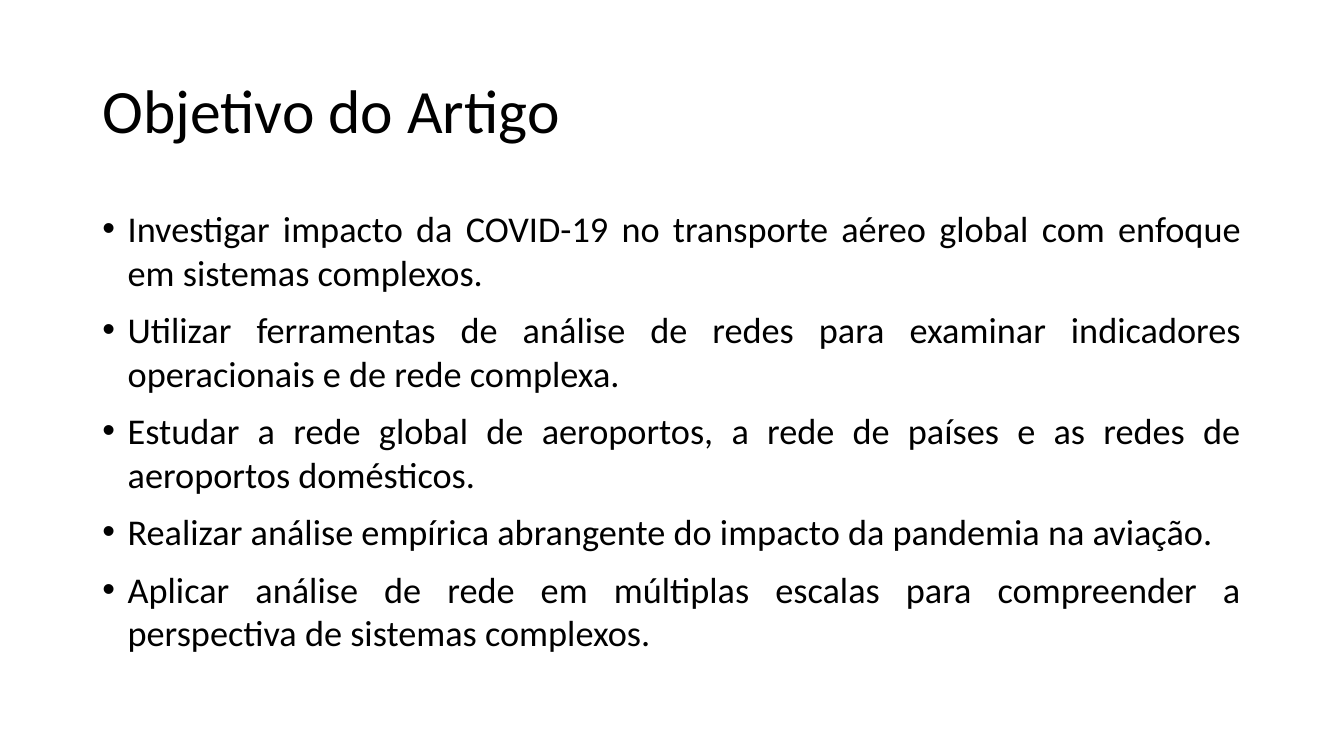
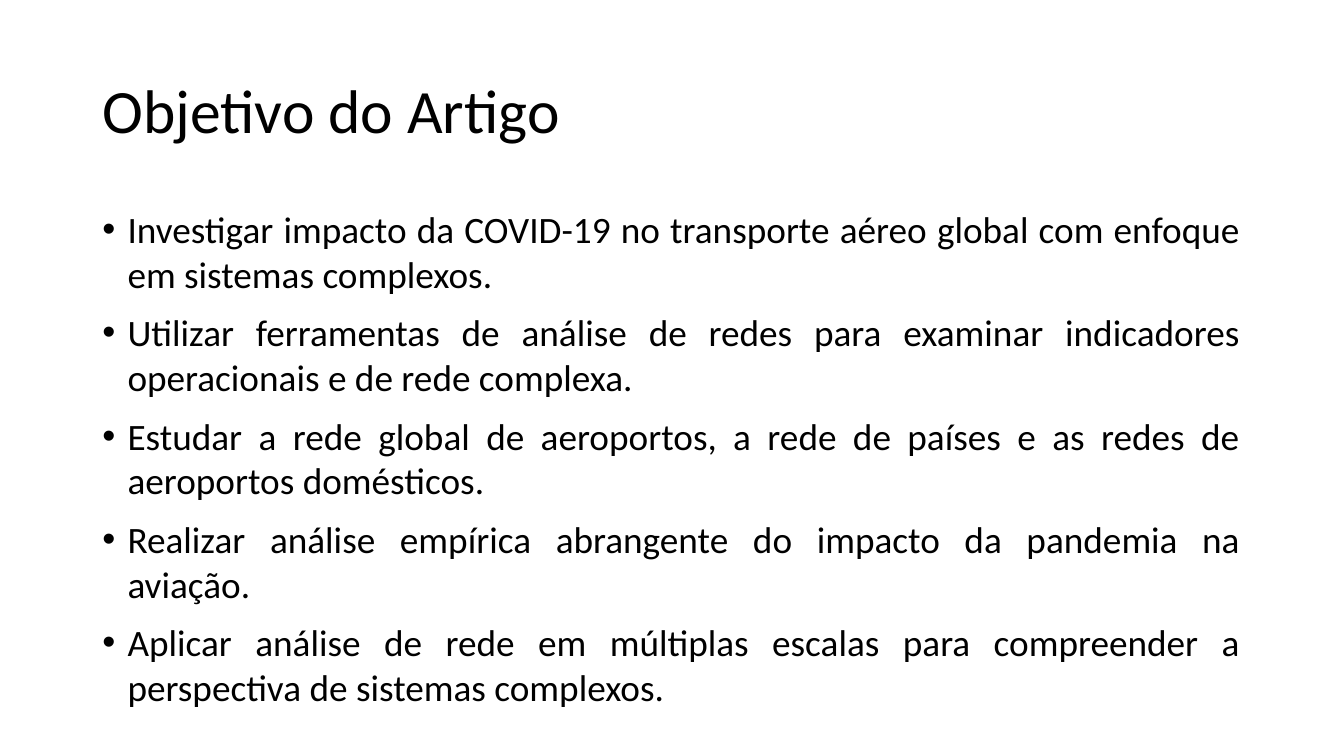
Before and after one commit to afonsolelis/sistemas_complexos, a slide deck: slide 3 of trabalho_artigo/Trabalho Sistemas Complexos.pptx. Drawn at 1344x756 pixels with LibreOffice and Linux fonts; fonts in the diff are those of the drawing. Boxes give left, top, right and bottom in pixels: in the first picture for what was removed or moved away, otherwise in the second. Text is boxed around its words. In the diff, an @@ line names an element or a change of style, - is before the commit and + after.

```diff
--- a/trabalho_artigo/Trabalho Sistemas Complexos.pptx
+++ b/trabalho_artigo/Trabalho Sistemas Complexos.pptx
@@ text "Investigar impacto da COVID-19 no ..." at <box>128,217,1240,662</box>: size 25.9 to 26.6 pt @@
```
Also in this commit, not shown: 4 other slides changed, 1 slide removed, 1 other file.
